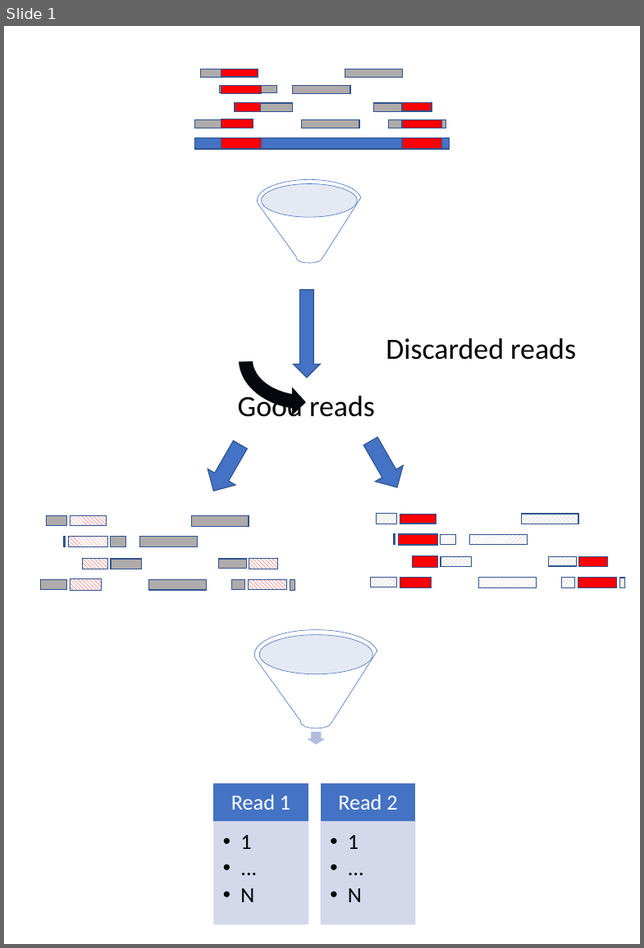
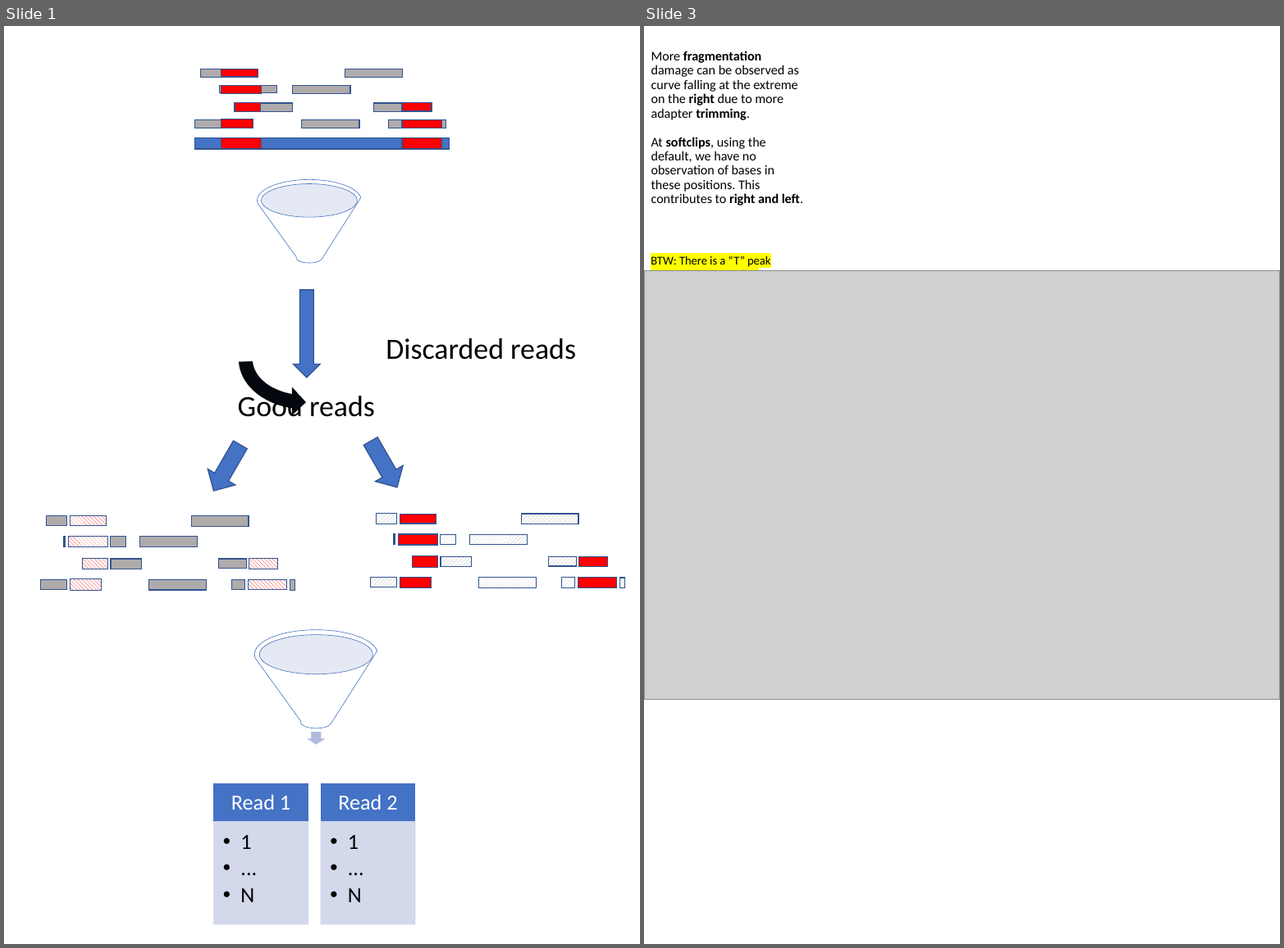
Before and after one commit to nebiolabs/tasmanian-mismatch, a slide deck: tasmanian/manuscript_figures.pptx. Shown side by side, each under a label of ours: slide 1 before the commit, slides 1 and 3 after it; the slides between them are not shown. The pictures are 644x948 and 1284x948 pixels, drawn with LibreOffice and Linux fonts; fonts in the diff are those of the drawing; grey boxes stand for pictures. Boxes give left, top, right and bottom in pixels: in the first picture for what was removed or moved away, otherwise in the second. Text is boxed around its words. In the diff, an @@ line names an element or a change of style, - is before the commit and + after.

```diff
--- a/tasmanian/manuscript_figures.pptx
+++ b/tasmanian/manuscript_figures.pptx
@@ slide 3 added at bbox=[644, 26, 1280, 944], background #FFFFFF @@
@@ title added at bbox=[651, 51, 803, 206], 13.5 pt, text #000000 @@
+More fragmentation damage can be observed as curve falling at the extreme on the right due to more adapter trimming.
+At softclips, using the default, we have no observation of bases in these positions. This contributes to right and left.
@@ picture added at bbox=[644, 271, 1280, 700] @@
@@ text added at bbox=[651, 256, 770, 271], 12.2 pt, text #000000 @@
+BTW: There is a “T” peak @position 9 and a “G” @position 2…
```
Also in this commit, not shown: 2 other slides added, 2 other files.
